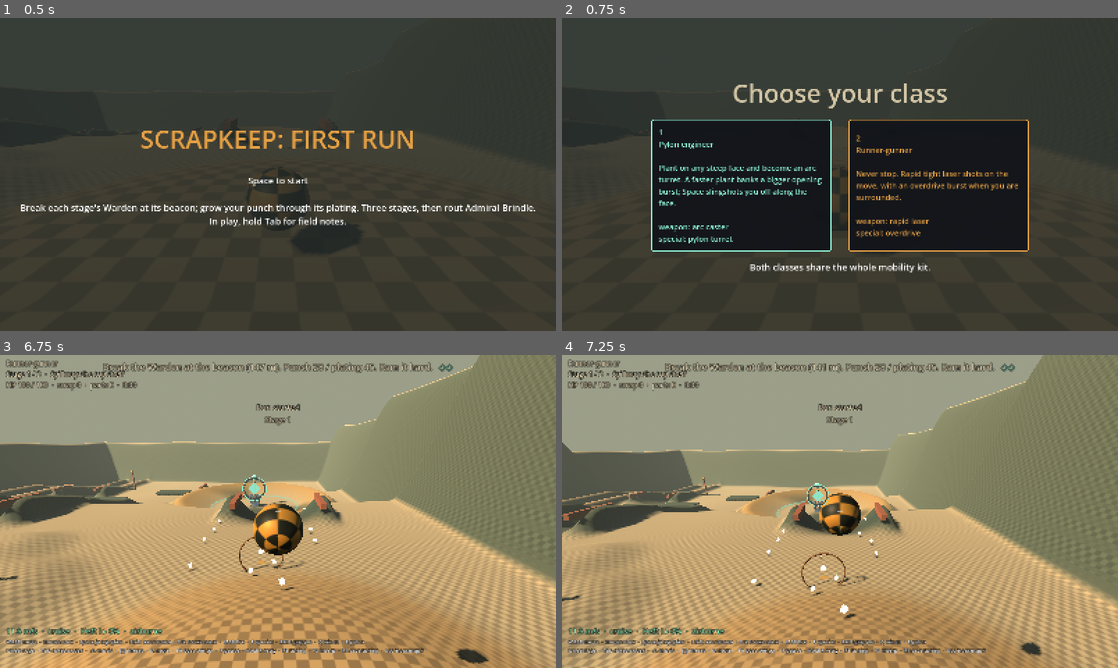
Above: before the commit, frames 1-4 (two rows, left to right).
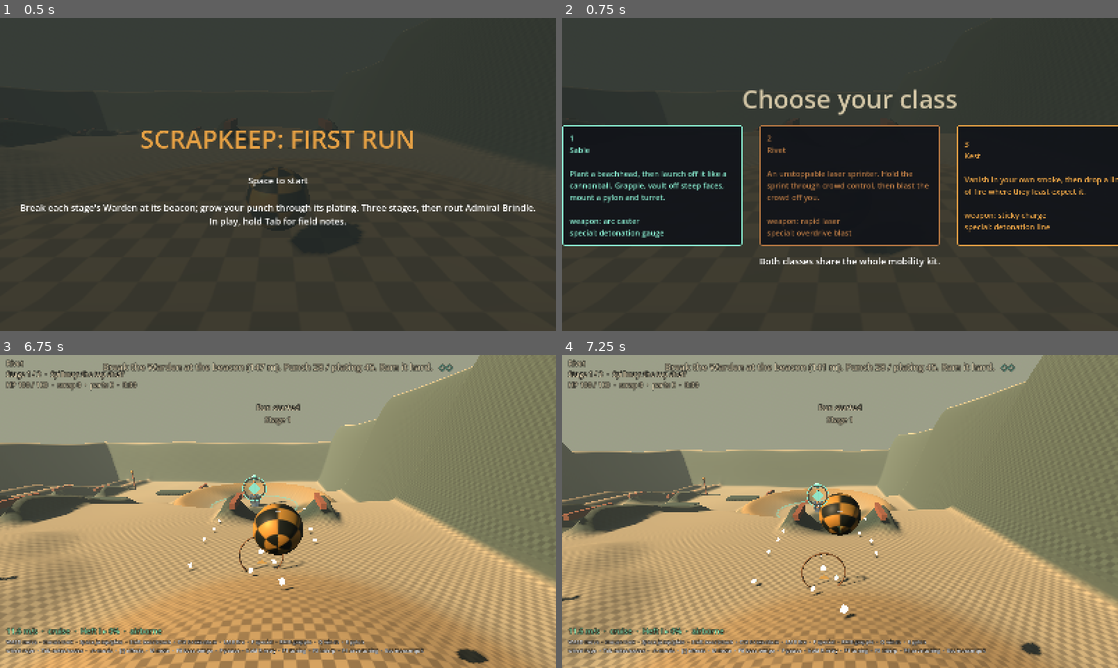
Above: after the commit, the same moments.

Repository: bananahana720/scrapkeep
Game: Godot game, scene res://main.tscn
Same seed, same stepped clock (60 frames per second), same inputs: the game is played once before the commit and once after it.
Inputs (mouse positions are in pixels of both pictures, inside the frame that each line leads up to):
- Up to frame 1 (0.5 s): no input
- Up to frame 2 (0.75 s): tap Enter at 0.5 s; move the mouse to (962, 158) at 0.52 s; hold D (cl_right) from 0.53 s (still down); tap Shift (cl_boost) at 0.6 s; click (962, 158) at 0.67 s
- Up to frame 3 (6.75 s): tap Space (cl_jump) at 0.77, 1.25, 2.75, 3.77, 4.25 s; release D (cl_right) at 1.25 s; drag from (166, 527) to (250, 574) at 1.27 s; tap Enter at 2, 3.5, 5.1 s; move the mouse to (333, 442) at 2.02 s; hold D (cl_right) 2.03-2.75 s; tap E (cl_mount) at 2.1 s; drag from (250, 574) to (111, 464) at 2.77 s; move the mouse to (444, 558) at 3.52 s; hold A (cl_left) 3.53-4.25 s; tap F (cl_special) at 3.6 s; drag from (111, 464) to (194, 433) at 4.27 s; move the mouse to (305, 511) at 5.02 s; hold S (cl_back) 5.03-5.75 s; click (305, 511) at 5.17 s; drag from (194, 433) to (166, 527) at 5.77 s; move the mouse to (400, 495) at 6.52 s; hold W (cl_forward) from 6.53 s (still down); tap 2 at 6.6 s
- Up to frame 4 (7.25 s): keep holding W (cl_forward); tap Space (cl_jump) at 6.77 s

Frame 1 is identical in both runs. In frame 2, 24% of the frame differs, in the area x 0-100%, y 20-82%; in frame 3, 0.1%; in frame 4, 0.1%.

Commit message:
core: three class rows, the ability state and the W3 bus facts
Sable, Rivet and Kest are one class row each, carrying the four ability
ids, colour, shape, sound and species that every layer reads. The ability
state holds the four slots, charges that stockpile one at a time, the
0.4 s cooldown floor and the shared hold-gauge-release rule, and publishes
W1's ability-slot records. Sixteen new bus facts get event rows with
stand-in sounds, and audio plays them until W5 bakes their own.

game_events.gd and audio.gd are outside W3's listed files: the event-row
test requires a signal per row and the presentation test requires every
signal to be heard. Both edits are appends marked v2 W3 characters.

Co-Authored-By: Claude Opus 5.5 <noreply@anthropic.com>

Diff:
--- /dev/null
+++ b/sketches/core-loop/src/core/ability_state.gd
@@ -0,0 +1,273 @@
+extends RefCounted
+
+# Every class ability's charges, cooldown and gauge, in the four slots the ability bar
+# shows (DESIGN-V2 sections 4 and 5). Movement and combat both spend from here, and
+# slots() publishes the bar in W1's ability-slot shape, so the HUD, the rules and the
+# tests read one record.
+
+const WEAPON := "weapon"
+const MOVEMENT := "movement"
+const SPECIAL := "special"
+const SMASH := "smash"
+const SLOTS := [WEAPON, MOVEMENT, SPECIAL, SMASH]
+const KEYS := {WEAPON: "LMB", MOVEMENT: "RMB", SPECIAL: "F", SMASH: "Ctrl"}
+
+const READY := "ready"
+const COOLING := "cooling"
+const ACTIVE := "active"
+const UNAVAILABLE := "unavailable"
+
+# No modifier may drive a cooldown below this (DESIGN-V2 section 6, risk 4).
+const COOLDOWN_FLOOR := 0.4
+# A skill shot draws exactly its committed geometry; the hit test forgives a hull this
+# share beyond the drawn edge, so what you see is never bigger than what can hit.
+const FORGIVENESS := 0.18
+
+# One row per ability id; the class row names which id fills each slot. cooldown is per
+# charge. charge_max > 0 makes the slot a hold-gauge-release shot. duration is how long
+# an active ability runs on one charge.
+const ABILITIES := {
+	"arc_caster": {"icon": "arc_bolt", "cooldown": 0.0},
+	"rapid_laser": {"icon": "laser_bolt", "cooldown": 0.0},
+	"sticky_charge": {"icon": "sticky_bomb", "cooldown": 0.6, "charge_max": 0.6},
+	"grapple": {"icon": "grapple_hook", "cooldown": 0.0},
+	"overdrive_sprint": {"icon": "sprint_chevrons", "cooldown": 5.0, "duration": 2.0},
+	"smoke_blink": {"icon": "smoke_blink", "cooldown": 4.0},
+	"detonation_gauge": {"icon": "arc_ring", "cooldown": 5.0, "charge_max": 1.0},
+	"overdrive_blast": {"icon": "blast_chevron", "cooldown": 6.0, "charge_max": 1.0},
+	"detonation_line": {"icon": "fuse_line", "cooldown": 6.0, "charge_max": 0.8},
+	"arc_slam": {"icon": "slam_ring", "cooldown": 0.0},
+	"shockwave_skid": {"icon": "slam_chevron", "cooldown": 0.0},
+	"demo_slam": {"icon": "slam_burst", "cooldown": 0.0},
+}
+
+
+# The one hold-gauge-release rule. Hold fills the gauge linearly over charge_max; the
+# key coming up fires at the fraction reached, and a gauge held full fires by itself
+# GRACE seconds later. Cancelling leaves nothing spent and nothing fired.
+class Gauge:
+	extends RefCounted
+
+	const GRACE := 0.5
+
+	var charge_max := 1.0
+	var charging := false
+	var held := 0.0
+	# The fraction the last shot left at, and whether the grace fired it.
+	var fired_fraction := 0.0
+	var auto := false
+
+	func _init(seconds := 1.0) -> void:
+		charge_max = maxf(0.05, seconds)
+
+	func begin() -> void:
+		charging = true
+		held = 0.0
+		auto = false
+
+	func fraction() -> float:
+		return clampf(held / charge_max, 0.0, 1.0) if charging else 0.0
+
+	# One tick of the key. True on the tick the shot goes. Only ticks with the key down
+	# fill the gauge, so a tap fires at exactly the floor.
+	func step(delta: float, key_held: bool) -> bool:
+		if not charging:
+			return false
+		if key_held:
+			held += delta
+			if held < charge_max + GRACE:
+				return false
+		fired_fraction = clampf(held / charge_max, 0.0, 1.0)
+		auto = key_held
+		charging = false
+		held = 0.0
+		return true
+
+	# True when there was a charge to drop.
+	func cancel() -> bool:
+		var was := charging
+		charging = false
+		held = 0.0
+		return was
+
+	# A shot's size from a floor, so a tap still does something.
+	static func scaled(f: float, floor_value: float, full_value: float) -> float:
+		return lerpf(floor_value, full_value, clampf(f, 0.0, 1.0))
+
+
+class Slot:
+	extends RefCounted
+
+	var id := ""
+	var icon := ""
+	var cooldown := 0.0
+	var cooldown_scale := 1.0
+	var duration := 0.0
+	var max_charges := 1
+	var charges := 1
+	# Seconds into the charge now recharging.
+	var recharge := 0.0
+	var active := false
+	var available := true
+	var gauge: Gauge = null
+
+
+var _slots := {}
+
+
+func _init() -> void:
+	for name in SLOTS:
+		_slots[name] = Slot.new()
+
+
+# Fills the four slots from a class row. Charges start full; a stage entry refills them.
+func fit(def) -> void:
+	var ids := {WEAPON: "", MOVEMENT: "", SPECIAL: "", SMASH: ""}
+	if def != null:
+		ids = {WEAPON: def.weapon_id, MOVEMENT: def.movement_id, SPECIAL: def.special_id, SMASH: def.smash_id}
+	for name in SLOTS:
+		var row: Dictionary = ABILITIES.get(ids[name], {})
+		var s := Slot.new()
+		s.id = ids[name]
+		s.icon = row.get("icon", "")
+		s.cooldown = row.get("cooldown", 0.0)
+		s.duration = row.get("duration", 0.0)
+		var charge_max: float = row.get("charge_max", 0.0)
+		if charge_max > 0.0:
+			s.gauge = Gauge.new(charge_max)
+		_slots[name] = s
+
+
+func slot(name: String) -> Slot:
+	return _slots[name]
+
+
+func id_of(name: String) -> String:
+	return (_slots[name] as Slot).id
+
+
+func gauge(name: String) -> Gauge:
+	return (_slots[name] as Slot).gauge
+
+
+static func floored(base: float, scale: float) -> float:
+	if base <= 0.0:
+		return 0.0
+	return maxf(COOLDOWN_FLOOR, base * scale)
+
+
+func cooldown_of(name: String) -> float:
+	var s: Slot = _slots[name]
+	return floored(s.cooldown, s.cooldown_scale)
+
+
+func ready(name: String) -> bool:
+	var s: Slot = _slots[name]
+	return s.available and s.charges > 0
+
+
+func spend(name: String) -> bool:
+	if not ready(name):
+		return false
+	(_slots[name] as Slot).charges -= 1
+	return true
+
+
+# The stomp and rebound refresh: one charge back, never past the cap.
+func grant(name: String, count := 1) -> void:
+	var s: Slot = _slots[name]
+	s.charges = mini(s.max_charges, s.charges + count)
+	if s.charges == s.max_charges:
+		s.recharge = 0.0
+
+
+# Moves the recharging charge along by this many seconds (the skid's refund).
+func refund(name: String, seconds: float) -> void:
+	_recharge(_slots[name], seconds)
+
+
+func refill() -> void:
+	for name in SLOTS:
+		var s: Slot = _slots[name]
+		s.charges = s.max_charges
+		s.recharge = 0.0
+		s.active = false
+		if s.gauge != null:
+			s.gauge.cancel()
+
+
+# Items raise charges; charges above the new cap are dropped, never kept.
+func set_max_charges(name: String, count: int) -> void:
+	var s: Slot = _slots[name]
+	s.max_charges = maxi(1, count)
+	s.charges = mini(s.charges, s.max_charges)
+
+
+func set_cooldown_scale(name: String, scale: float) -> void:
+	(_slots[name] as Slot).cooldown_scale = maxf(0.0, scale)
+
+
+func tick(delta: float) -> void:
+	for name in SLOTS:
+		_recharge(_slots[name], delta)
+
+
+# One charge at a time: time only ever fills the charge now recharging.
+func _recharge(s: Slot, seconds: float) -> void:
+	if s.charges >= s.max_charges:
+		s.recharge = 0.0
+		return
+	var cd := floored(s.cooldown, s.cooldown_scale)
+	if cd <= 0.0:
+		s.charges = s.max_charges
+		s.recharge = 0.0
+		return
+	s.recharge += seconds
+	while s.recharge >= cd and s.charges < s.max_charges:
+		s.recharge -= cd
+		s.charges += 1
+	if s.charges >= s.max_charges:
+		s.recharge = 0.0
+
+
+func charging() -> bool:
+	for name in SLOTS:
+		var g: Gauge = (_slots[name] as Slot).gauge
+		if g != null and g.charging:
+			return true
+	return false
+
+
+# Drops every charging gauge; returns the ability ids that were charging.
+func cancel_gauges() -> Array:
+	var dropped := []
+	for name in SLOTS:
+		var s: Slot = _slots[name]
+		if s.gauge != null and s.gauge.cancel():
+			dropped.append(s.id)
+	return dropped
+
+
+func state_of(name: String) -> String:
+	var s: Slot = _slots[name]
+	if not s.available:
+		return UNAVAILABLE
+	if s.active or (s.gauge != null and s.gauge.charging):
+		return ACTIVE
+	return READY if s.charges > 0 else COOLING
+
+
+# W1's Ability slots contract: one record per slot, in bar order. cooldown_frac is the
+# share of the recharging charge still to go, 0 when every charge is in.
+func slots() -> Array:
+	var out := []
+	for name in SLOTS:
+		var s: Slot = _slots[name]
+		var cd := floored(s.cooldown, s.cooldown_scale)
+		var frac := 0.0
+		if s.charges < s.max_charges and cd > 0.0:
+			frac = clampf(1.0 - s.recharge / cd, 0.0, 1.0)
+		out.append({"slot": name, "id": s.id, "icon": s.icon, "key": KEYS[name], "cooldown_frac": frac,
+			"charges": s.charges, "max_charges": s.max_charges, "state": state_of(name),
+			"gauge": s.gauge.fraction() if s.gauge != null else 0.0})
+	return out
--- a/sketches/core-loop/src/core/class_def.gd
+++ b/sketches/core-loop/src/core/class_def.gd
@@ -2,40 +2,64 @@
 
 const Palette := preload("res://src/core/palette.gd")
 
-# A class is data (TADR-008): which weapon and special its slots yield. Both classes
-# share the whole mobility base, so a class never changes how the ball moves; combat
-# reads weapon_id and special_id and owns what they do. The names are candidates.
+# A class is data (TADR-008). One row carries every layer's reading of the character:
+# the four ability ids the bar keys on (weapon, movement, special, smash), which combat,
+# movement and the ability state dispatch by, and the colour, shape and sound the HUD,
+# VFX, audio and icons read. Event rows that belong to one class take its colour from
+# the constants below, so a class looks the same in every layer. The names are
+# candidates from the Bible's class vocabulary (DESIGN-V2 section 2). The pilots are
+# animals, the reigning species after humans were lost.
+
+const SABLE_COLOR := Palette.ARC
+const RIVET_COLOR := Palette.COPPER
+const KEST_COLOR := Palette.AMBER
 
 @export var id := ""
 @export var display_name := ""
+@export var role := ""
+@export var species := ""
 @export var pitch := ""
 @export var weapon_id := ""
+@export var movement_id := ""
 @export var special_id := ""
+@export var smash_id := ""
 @export var color := Color.WHITE
+# An event_kinds shape: ring (area), chevron (motion) or burst (explosive).
+@export var shape := ""
+# The synth id the class's cues use today, and the id W5 is to bake for its motif.
+@export var sound := ""
+@export var sound_next := ""
 @export var bible_home := ""
+@export var synergy_hooks: PackedStringArray = []
 
 
-static func make(id_value: String, name_value: String, pitch_value: String, weapon: String,
-		special: String, tint: Color, home: String) -> Resource:
+static func make(row: Dictionary) -> Resource:
 	var def: Resource = load("res://src/core/class_def.gd").new()
-	def.id = id_value
-	def.display_name = name_value
-	def.pitch = pitch_value
-	def.weapon_id = weapon
-	def.special_id = special
-	def.color = tint
-	def.bible_home = home
+	for key in row:
+		def.set(key, row[key])
 	return def
 
 
 static func all() -> Array[Resource]:
 	var list: Array[Resource] = [
-		make("pylon_engineer", "Pylon engineer",
-			"Plant on any steep face and become an arc turret. A faster plant banks a bigger opening burst; Space slingshots you off along the face.",
-			"arc_caster", "pylon_turret", Palette.ARC, "Rivet's beam or Sable's anchor"),
-		make("runner_gunner", "Runner-gunner",
-			"Never stop. Rapid tight laser shots on the move, with an overdrive burst when you are surrounded.",
-			"rapid_laser", "overdrive", Palette.AMBER, "Fuse"),
+		make({"id": "pylon_engineer", "display_name": "Sable", "role": "Pylon engineer", "species": "fox",
+			"pitch": "Plant a beachhead, then launch off it like a cannonball. Grapple, vault off steep faces, mount a pylon and turret.",
+			"weapon_id": "arc_caster", "movement_id": "grapple", "special_id": "detonation_gauge", "smash_id": "arc_slam",
+			"color": SABLE_COLOR, "shape": "ring", "sound": "pylon_plant", "sound_next": "sable_arpeggio",
+			"bible_home": "Sable, displacement and traversal",
+			"synergy_hooks": PackedStringArray(["on_vault_kick", "on_pylon_discharge", "on_mount_planted"])}),
+		make({"id": "runner_gunner", "display_name": "Rivet", "role": "Runner-gunner", "species": "mole machinist",
+			"pitch": "An unstoppable laser sprinter. Hold the sprint through crowd control, then blast the crowd off you.",
+			"weapon_id": "rapid_laser", "movement_id": "overdrive_sprint", "special_id": "overdrive_blast", "smash_id": "shockwave_skid",
+			"color": RIVET_COLOR, "shape": "chevron", "sound": "boost_whoosh", "sound_next": "rivet_hihat_roll",
+			"bible_home": "Rivet, precision and controlled corridors",
+			"synergy_hooks": PackedStringArray(["on_sprint_start", "on_blast_release", "on_cc_ignored"])}),
+		make({"id": "demolitions_caster", "display_name": "Kest", "role": "Demolitions caster", "species": "bird",
+			"pitch": "Vanish in your own smoke, then drop a line of fire where they least expect it.",
+			"weapon_id": "sticky_charge", "movement_id": "smoke_blink", "special_id": "detonation_line", "smash_id": "demo_slam",
+			"color": KEST_COLOR, "shape": "burst", "sound": "slam_boom", "sound_next": "kest_low_thump",
+			"bible_home": "Fuse, directed casting and local pressure",
+			"synergy_hooks": PackedStringArray(["on_cloak_crit", "on_rocket_jump", "on_chain_detonation"])}),
 	]
 	return list
 
--- a/sketches/core-loop/src/core/event_kinds.gd
+++ b/sketches/core-loop/src/core/event_kinds.gd
@@ -1,6 +1,7 @@
 extends RefCounted
 
 const Palette := preload("res://src/core/palette.gd")
+const ClassDef := preload("res://src/core/class_def.gd")
 
 # One row per GameEvents signal, keyed by the signal's name. Form mirrors function: the
 # HUD toast, the objective line, the VFX shape and colour, the synthesized sound and
@@ -79,6 +80,25 @@
 	"boss_weak_point_hit": {"group": "combat", "color": Palette.BRASS, "shape": "burst", "sound": "boss_weak_hit", "hud": "", "objective": "", "priority": 1},
 	"boss_defeated": {"group": "flow", "color": Palette.BRASS, "shape": "star", "sound": "stinger_boss_defeated", "hud": "Brindle routed", "objective": "", "priority": 3},
 	"threat_rose": {"group": "event", "color": Palette.RUST, "shape": "chevron", "sound": "threat_up", "hud": "Threat rising", "objective": "", "priority": 2},
+	# v2 W3 characters. A class's own facts wear its colour and shape from class_def.gd;
+	# shared facts (contact, gauge) wear neutral ones. `sound` is an existing synth id
+	# standing in; `sound_next` names the id W5 is to bake for it.
+	"enemy_rebounded": {"group": "combat", "color": Palette.SAND, "shape": "chevron", "sound": "clank", "sound_next": "rebound_clank", "hud": "", "objective": "", "priority": 1},
+	"enemy_pinned": {"group": "combat", "color": Palette.COPPER, "shape": "burst", "sound": "hit_thwack", "sound_next": "pin_smack", "hud": "", "objective": "", "priority": 1},
+	"vault_kicked": {"group": "movement", "color": ClassDef.SABLE_COLOR, "shape": "ring", "sound": "pylon_eject", "sound_next": "sable_vault_arpeggio", "hud": "", "objective": "", "priority": 1},
+	"gauge_charging": {"group": "combat", "color": Palette.SAND, "shape": "ring", "sound": "ui_tick", "sound_next": "gauge_rise", "hud": "", "objective": "", "priority": 1},
+	"gauge_released": {"group": "combat", "color": Palette.SAND, "shape": "star", "sound": "special_fire", "sound_next": "release_thump", "hud": "", "objective": "", "priority": 1},
+	"gauge_cancelled": {"group": "combat", "color": Palette.SAND, "shape": "cross", "sound": "womp", "sound_next": "gauge_fizzle", "hud": "", "objective": "", "priority": 1},
+	"sprint_started": {"group": "movement", "color": ClassDef.RIVET_COLOR, "shape": "chevron", "sound": "boost_whoosh", "sound_next": "rivet_hihat_roll", "hud": "", "objective": "", "priority": 1},
+	"cc_ignored": {"group": "combat", "color": ClassDef.RIVET_COLOR, "shape": "chevron", "sound": "clank", "sound_next": "rivet_shrug", "hud": "", "objective": "", "priority": 1},
+	"cloak_started": {"group": "combat", "color": ClassDef.KEST_COLOR, "shape": "burst", "sound": "stage_fade", "sound_next": "kest_dust_puff", "hud": "", "objective": "", "priority": 1},
+	"cloak_broken": {"group": "combat", "color": ClassDef.KEST_COLOR, "shape": "burst", "sound": "shatter", "sound_next": "kest_crit_snap", "hud": "", "objective": "", "priority": 1},
+	"sticky_detonated": {"group": "combat", "color": ClassDef.KEST_COLOR, "shape": "burst", "sound": "slam_boom", "sound_next": "kest_low_thump", "hud": "", "objective": "", "priority": 1},
+	"rocket_jumped": {"group": "movement", "color": ClassDef.KEST_COLOR, "shape": "burst", "sound": "boost_whoosh", "sound_next": "kest_rocket_whoosh", "hud": "", "objective": "", "priority": 1},
+	"blink_used": {"group": "movement", "color": ClassDef.KEST_COLOR, "shape": "burst", "sound": "dash_whoosh", "sound_next": "kest_smoke_blink", "hud": "", "objective": "", "priority": 1},
+	"arc_slammed": {"group": "movement", "color": ClassDef.SABLE_COLOR, "shape": "ring", "sound": "zap_hum", "sound_next": "sable_arc_slam", "hud": "", "objective": "", "priority": 1},
+	"skid_smashed": {"group": "movement", "color": ClassDef.RIVET_COLOR, "shape": "chevron", "sound": "slam_boom", "sound_next": "rivet_skid_screech", "hud": "", "objective": "", "priority": 1},
+	"demo_slammed": {"group": "movement", "color": ClassDef.KEST_COLOR, "shape": "burst", "sound": "slam_boom", "sound_next": "kest_demo_scatter", "hud": "", "objective": "", "priority": 1},
 }
 
 # Codex categories: each has its own colour, glyph shape and label, so the Tab codex
--- a/sketches/core-loop/src/core/game_events.gd
+++ b/sketches/core-loop/src/core/game_events.gd
@@ -72,6 +72,27 @@
 signal boss_weak_point_hit(point_id: String)
 signal boss_defeated
 
+# v2 W3 characters: the class abilities and the shared bowling-ball contact. Movement
+# (player_ball) emits the contact, vault, sprint, blink, smash-flavour, slingshot-gauge
+# and cc_ignored facts; combat emits pins, the specials' gauges, the cloak, stickies
+# and rocket jumps. ability_id is the slot's ability id, or "slingshot".
+signal enemy_rebounded(enemy: Node3D, speed: float)
+signal enemy_pinned(enemy: Node3D, damage: float)
+signal vault_kicked(at: Vector3, speed: float)
+signal gauge_charging(ability_id: String)
+signal gauge_released(ability_id: String, fraction: float)
+signal gauge_cancelled(ability_id: String, reason: String)
+signal sprint_started(direction: Vector3)
+signal cc_ignored(kind: String)
+signal cloak_started(seconds: float)
+signal cloak_broken(reason: String)
+signal sticky_detonated(at: Vector3, crit: bool)
+signal rocket_jumped(at: Vector3, speed: float)
+signal blink_used(from: Vector3, to: Vector3)
+signal arc_slammed(at: Vector3, faces: int)
+signal skid_smashed(at: Vector3, hits: int)
+signal demo_slammed(at: Vector3)
+
 
 static func signal_names() -> PackedStringArray:
 	var names := PackedStringArray()
--- a/sketches/core-loop/src/presentation/audio.gd
+++ b/sketches/core-loop/src/presentation/audio.gd
@@ -47,8 +47,15 @@
 # seconds each participatory event usually takes (REQUEST in the hand-back).
 const EVENT_SECONDS := {"hold_the_relay": 18.0, "surge_run": 22.0, "scrap_stampede": 16.0}
 
+# v2 W3 characters: the class-ability facts, heard through their event rows.
+const CHARACTER_KINDS := ["enemy_rebounded", "enemy_pinned", "vault_kicked", "gauge_charging", "gauge_released",
+	"gauge_cancelled", "sprint_started", "cc_ignored", "cloak_started", "cloak_broken", "sticky_detonated",
+	"rocket_jumped", "blink_used", "arc_slammed", "skid_smashed", "demo_slammed"]
+
 var ctx
 var engine: MusicEngine
+# v2 W3 characters: which of CHARACTER_KINDS are already connected.
+var _character_wired := {}
 var sound_ready := false
 # Every cue decided: [kind, sound, "now" | "beat" | "music" | "skip", start_sample, pitch].
 var cue_log: Array = []
@@ -429,6 +436,12 @@
 			engine.cancel_pending()
 			engine.restart_boss("brindle")
 		play("stage_content_cleared"))
+	# v2 W3 characters: each class-ability fact plays its event row's stand-in sound
+	# until W5 bakes the id named in the row's sound_next.
+	for kind in CHARACTER_KINDS:
+		if events.has_signal(kind) and not _character_wired.has(kind):
+			_character_wired[kind] = true
+			events.connect(kind, play.bind(kind).unbind(_argc(events, kind)))
 
 
 # Connects once. loose drops whatever arguments the signal carries.
Not shown, added: sketches/core-loop/src/core/ability_state.gd.uid
